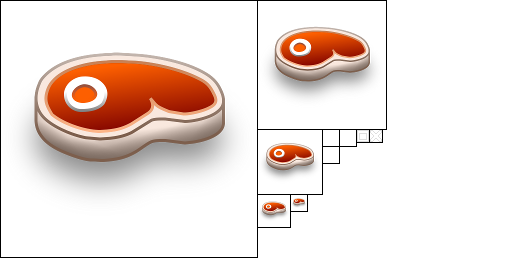
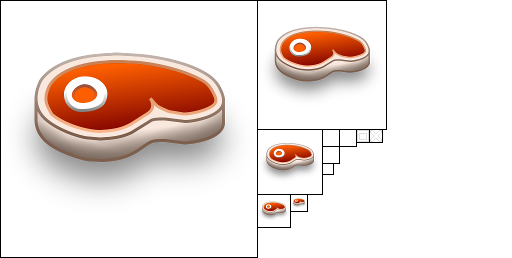
Layer changes from the first w=512, h=258 image to the second:
painted on "border" over [left=323, top=164, right=334, bottom=175]
